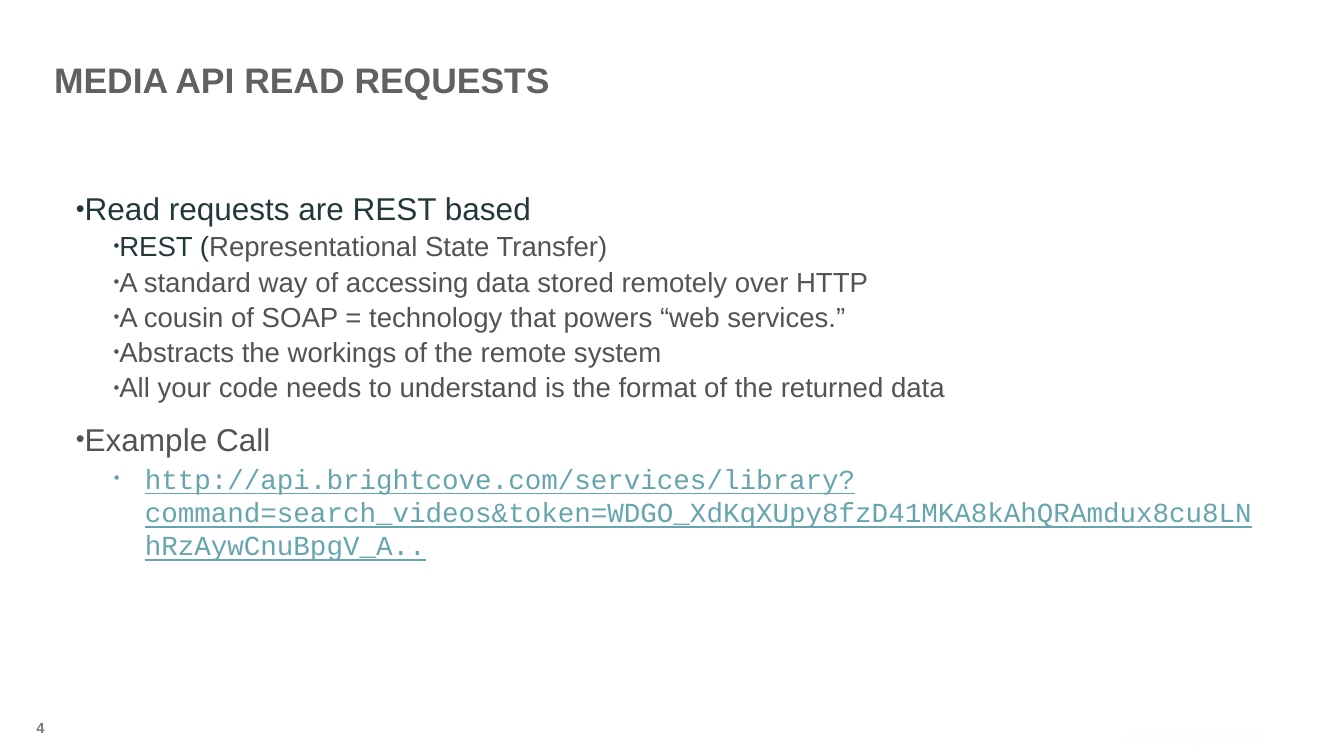
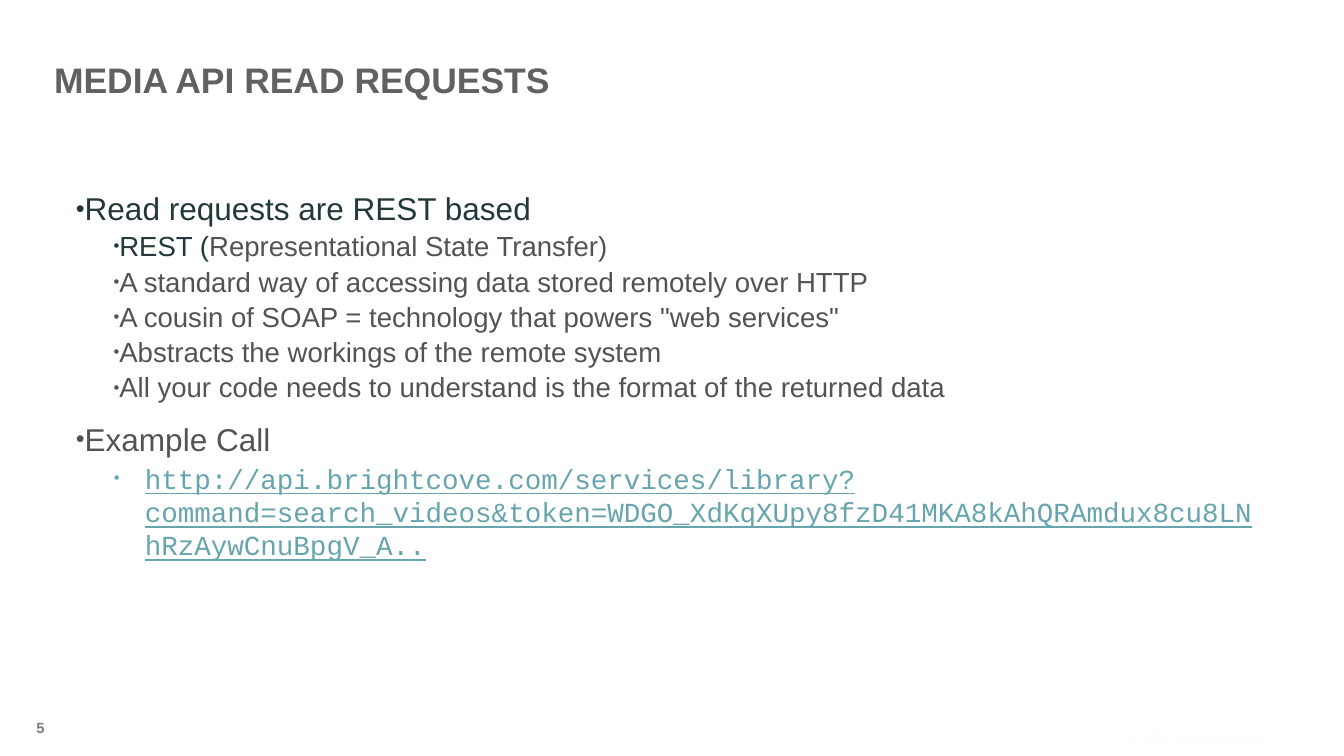
Before and after one commit to BrightcoveLearning/VideoCloudMediaAPI, a slide deck: slide 5 of Slides/developing-media-api-17Dec2013.pptx (slide 4 before the commit). Drawn at 1344x756 pixels with LibreOffice and Linux fonts; fonts in the diff are those of the drawing; background and template pictures are left out. Boxes give left, top, right and bottom in pixels: in the first picture for what was removed or moved away, otherwise in the second. Text is boxed around its words. In the diff, an @@ line names an element or a change of style, - is before the commit and + after.

```diff
--- a/Slides/developing-media-api-17Dec2013.pptx
+++ b/Slides/developing-media-api-17Dec2013.pptx
@@ text at <box>119,307,839,332</box>: text changed @@
-  • A cousin of SOAP = technology that powers “web services.”
+  • A cousin of SOAP = technology that powers "web services"
@@ page number at <box>36,723,44,733</box>: text changed @@
-4
+5
```
Also in this commit, not shown: 11 other slides changed, 3 slides added.
